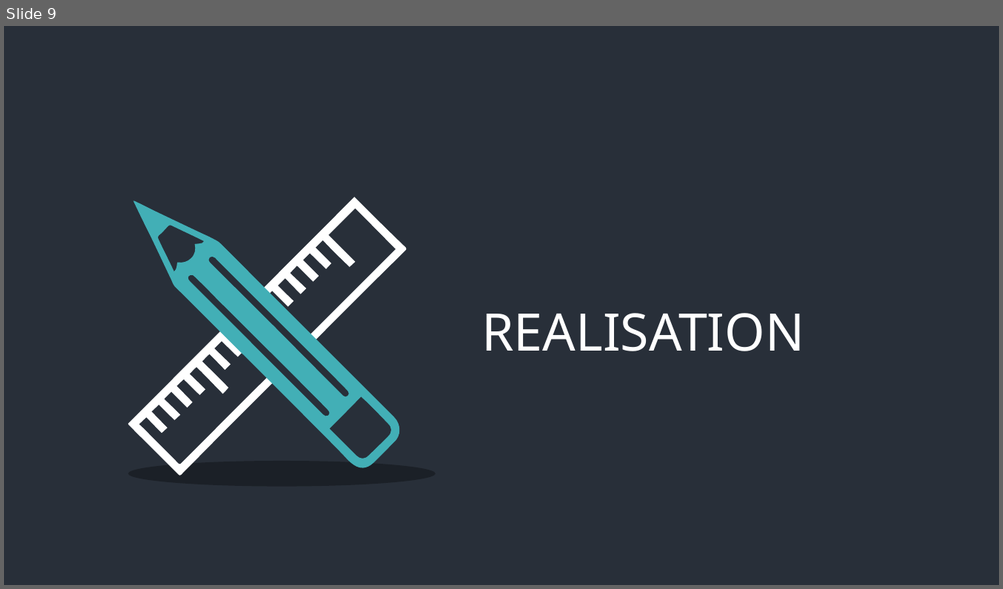
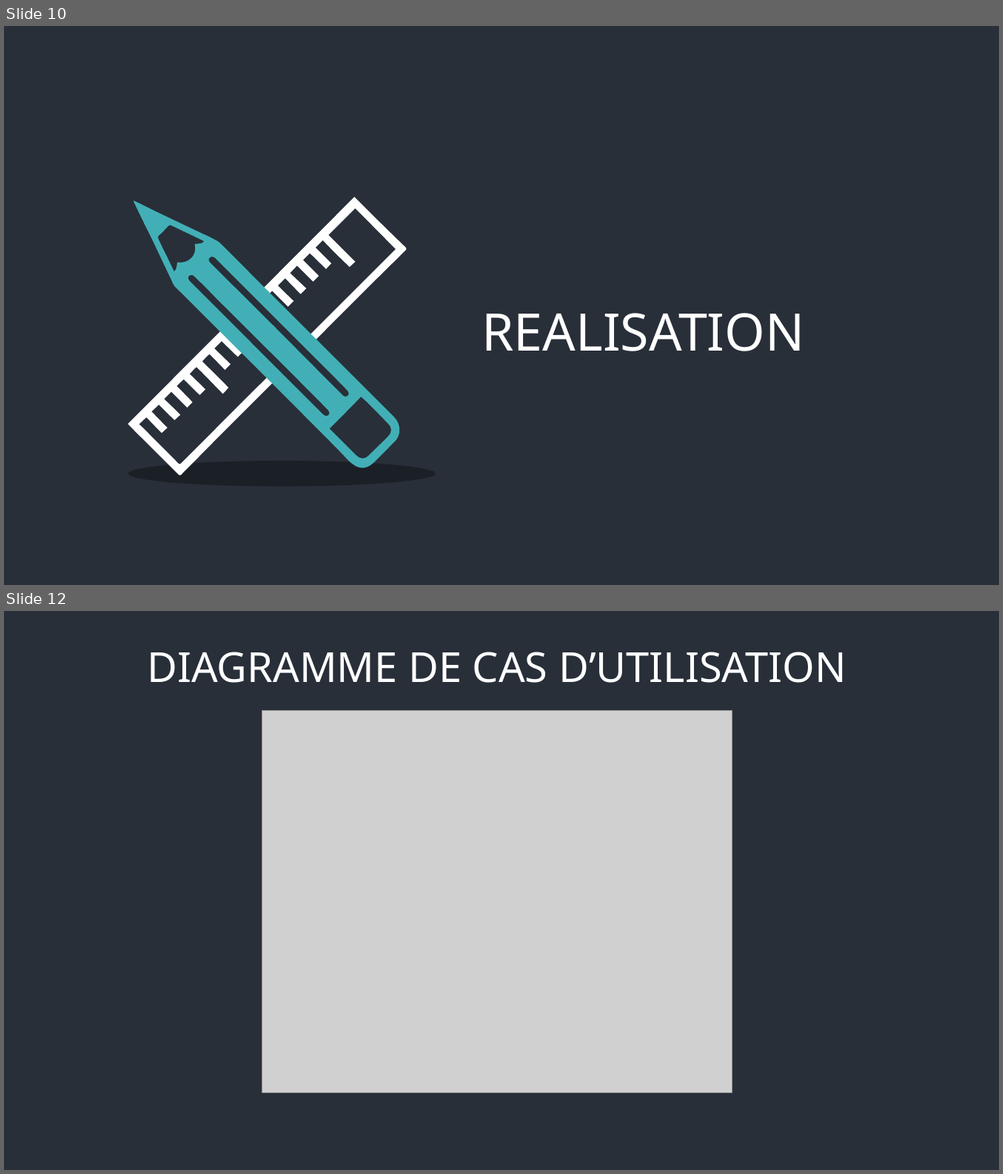
Before and after one commit to andry9995/pikla-driver, a slide deck: doc/présentation pikla.pptx. Shown one above the other, each under a label of ours: slide 9 before the commit, slides 10 and 12 after it; the slides between them are not shown. The pictures are 1003x589 and 1003x1174 pixels, drawn with LibreOffice and Linux fonts; fonts in the diff are those of the drawing; grey boxes stand for pictures. Boxes give left, top, right and bottom in pixels: in the first picture for what was removed or moved away, otherwise in the second. Text is boxed around its words. In the diff, an @@ line names an element or a change of style, - is before the commit and + after.

```diff
--- a/doc/présentation pikla.pptx
+++ b/doc/présentation pikla.pptx
@@ slide 12 added at [4, 611, 999, 1170], background #282F39 @@
@@ text added at [148, 652, 846, 683], 40 pt, text #FFFFFF @@
+DIAGRAMME DE CAS D’UTILISATION
@@ picture added at [262, 710, 731, 1093] @@
@@ what was slide 9 is now slide 10 @@
```
Also in this commit, not shown: 4 slides changed, 8 other slides added, 1 slide removed, 1 other file.
